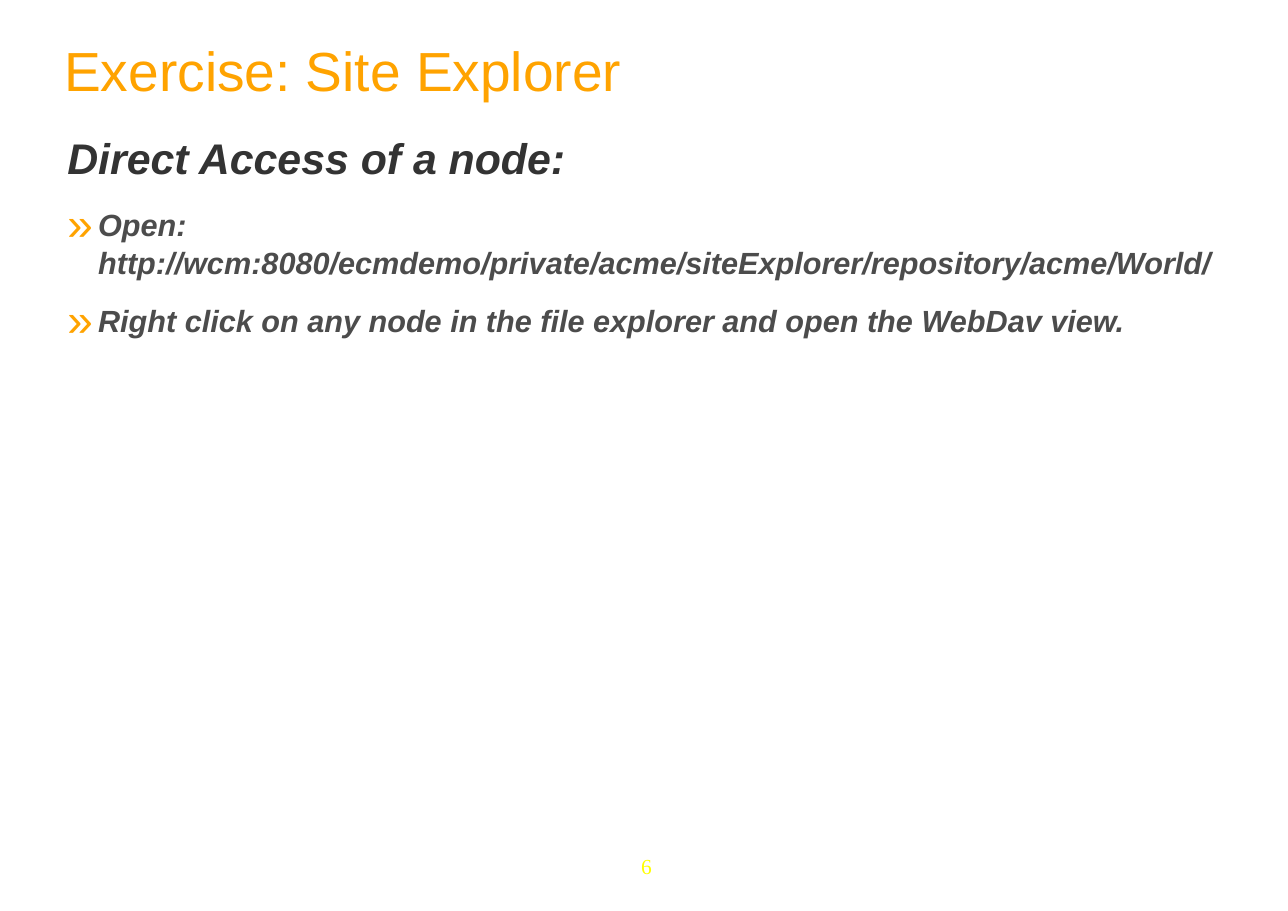
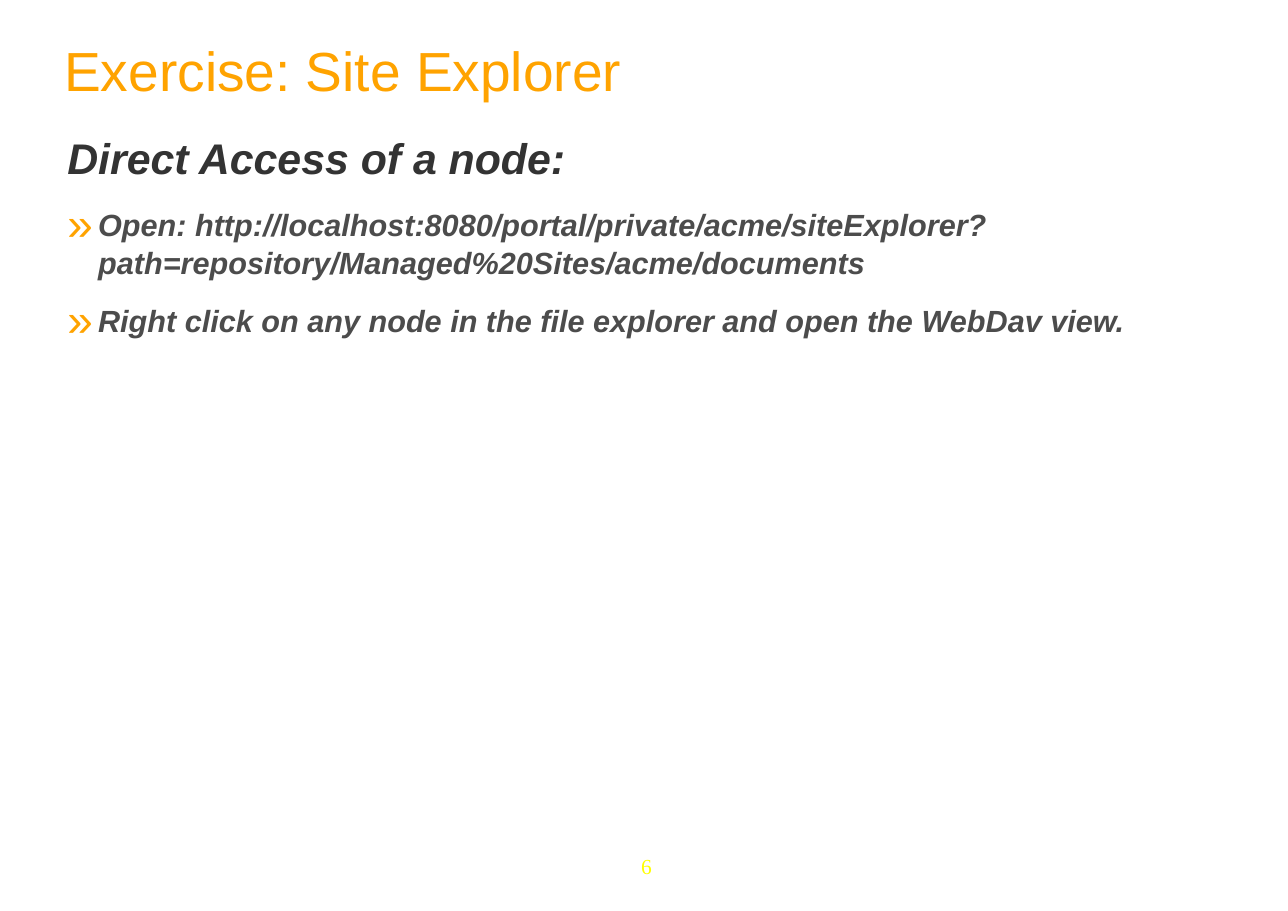
Before and after one commit to anhvurz90/training, a slide deck: slide 6 of slides/exo-fundamentals/en/070-WCM-Lab-XFund-en.ppt. Drawn at 1288x911 pixels with LibreOffice and Linux fonts; fonts in the diff are those of the drawing; background and template pictures are left out. Boxes give left, top, right and bottom in pixels: in the first picture for what was removed or moved away, otherwise in the second. Text is boxed around its words. In the diff, an @@ line names an element or a change of style, - is before the commit and + after.

```diff
--- a/slides/exo-fundamentals/en/070-WCM-Lab-XFund-en.ppt
+++ b/slides/exo-fundamentals/en/070-WCM-Lab-XFund-en.ppt
@@ text at [98,214,986,279]: text changed @@
-» Open: http://wcm:8080/ecmdemo/private/acme/siteExplorer/repository/acme/World/
+» Open: http://localhost:8080/portal/private/acme/siteExplorer?path=repository/Managed%20Sites/acme/documents
```
Also in this commit, not shown: 3 other slides changed, 1 other file.
